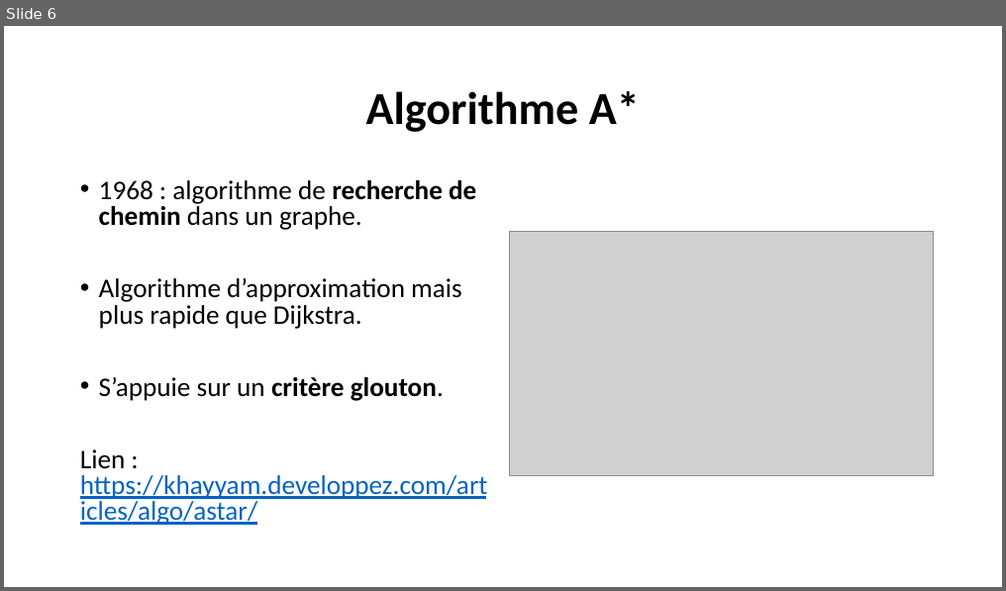
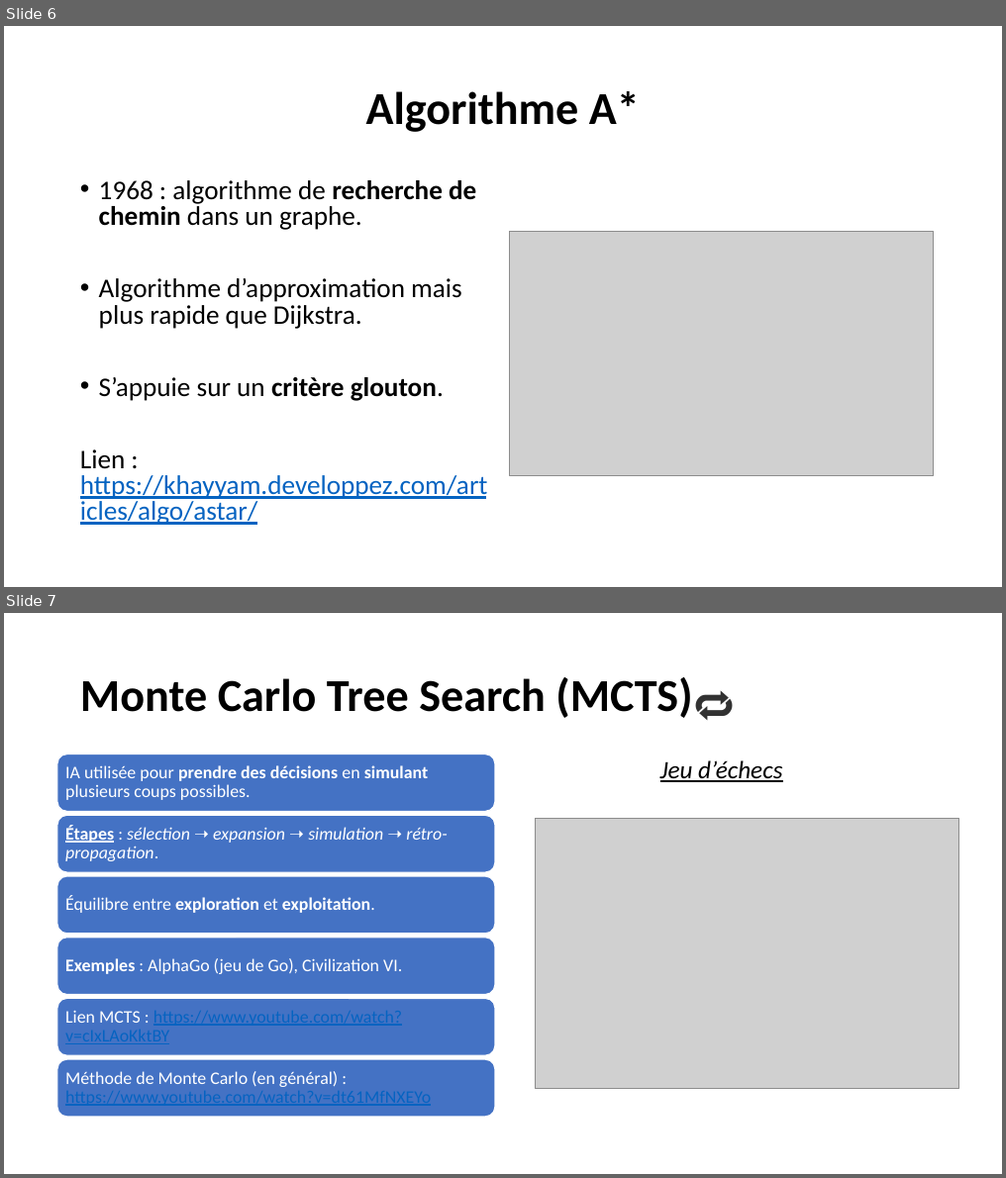
Before and after one commit to lmayer65/NSI_T, a slide deck: Grand Oral/IA_Jeux vidéos/Exemples_IA_Jeux_Videos.pptx. Shown one above the other, each under a label of ours: slide 6 before the commit, slides 6 and 7 after it. The pictures are 1006x591 and 1006x1178 pixels, drawn with LibreOffice and Linux fonts; fonts in the diff are those of the drawing; grey boxes stand for pictures. Boxes give left, top, right and bottom in pixels: in the first picture for what was removed or moved away, otherwise in the second. Text is boxed around its words. In the diff, an @@ line names an element or a change of style, - is before the commit and + after.

```diff
--- a/Grand Oral/IA_Jeux vidéos/Exemples_IA_Jeux_Videos.pptx
+++ b/Grand Oral/IA_Jeux vidéos/Exemples_IA_Jeux_Videos.pptx
@@ slide 7 added at [4, 613, 1002, 1174], background #FFFFFF @@
@@ text added at [687, 668, 761, 744], 44 pt, text #323232, bold @@
+🔁
@@ title added at [80, 677, 692, 718], 44 pt, text #000000, bold @@
+Monte Carlo Tree Search (MCTS)
@@ text added at [660, 761, 782, 782], 24 pt, text #000000, italic, underline @@
+Jeu d’échecs
@@ picture added at [536, 818, 960, 1089] @@
@@ group added at [57, 755, 494, 1117]: 6 rounded rectangles, 6 texts @@
+IA utilisée pour prendre des décisions en simulant plusieurs coups possibles.
+Étapes : sélection ➝ expansion ➝ simulation ➝ rétro-propagation.
+Équilibre entre exploration et exploitation.
+Exemples : AlphaGo (jeu de Go), Civilization VI.
+Lien MCTS : https://www.youtube.com/watch?v=cIxLAoKktBY
+Méthode de Monte Carlo (en général) : https://www.youtube.com/watch?v=dt61MfNXEYo
```
Also in this commit, not shown: 3 other slides added, 1 other file.
